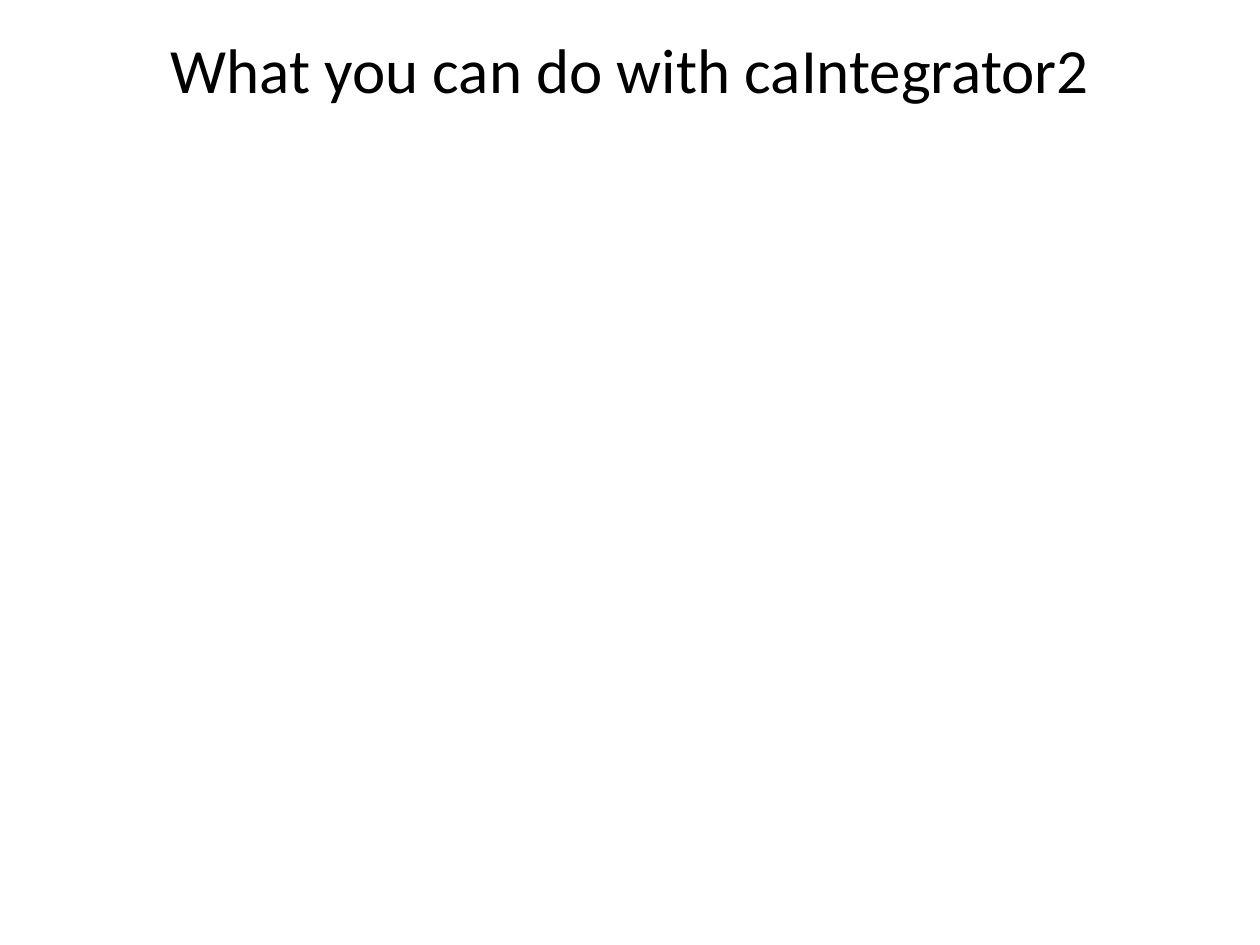
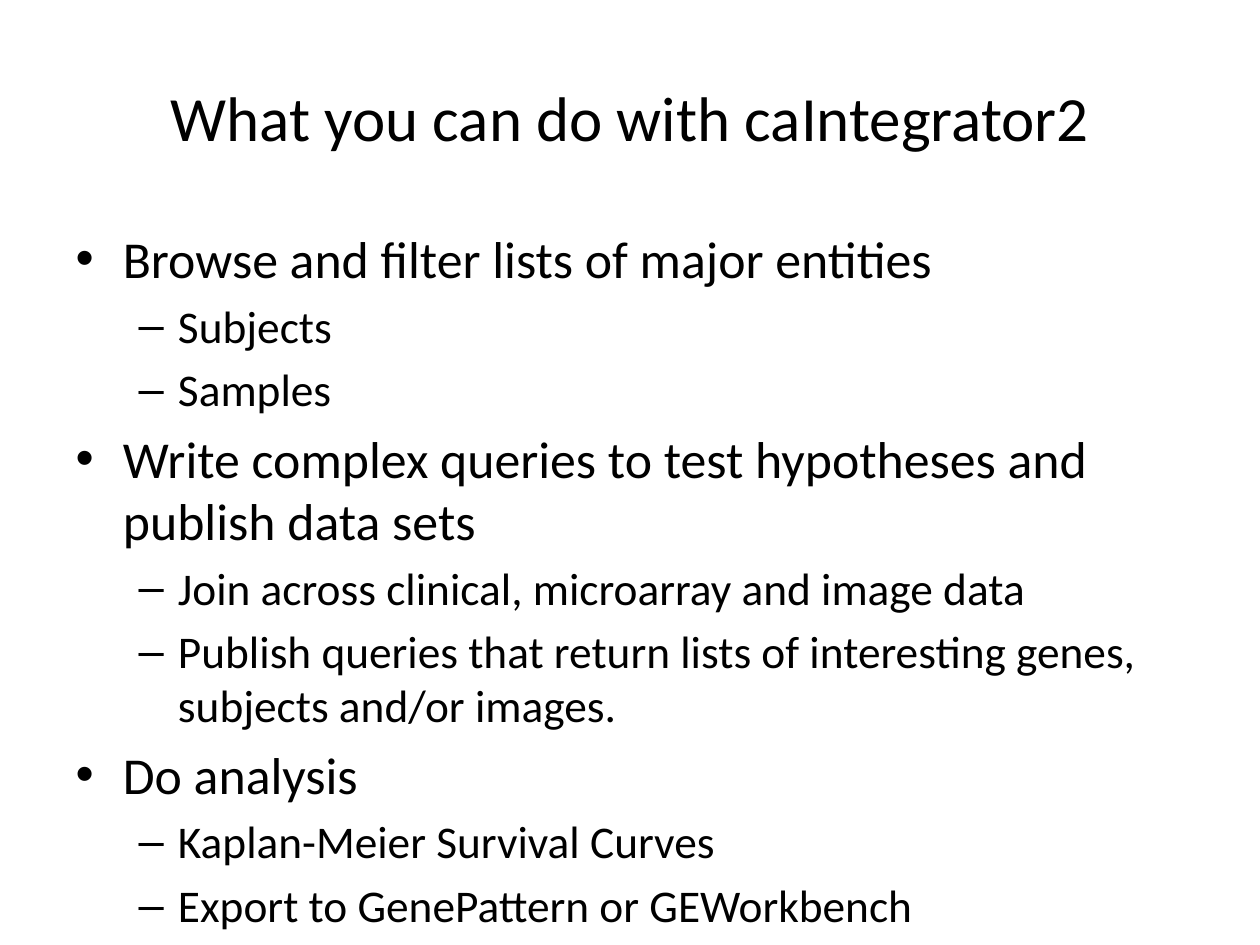
Before and after one commit to NCIP/caintegrator, a slide deck: slide 2 of docs/project_management/external_meetings/ICR Workspace Mtg Sept 2008 Slides.pptx. Drawn at 1260x945 pixels with LibreOffice and Linux fonts; fonts in the diff are those of the drawing. Boxes give left, top, right and bottom in pixels: in the first picture for what was removed or moved away, otherwise in the second. Text is boxed around its words. In the diff, an @@ line names an element or a change of style, - is before the commit and + after.

```diff
--- a/docs/project_management/external_meetings/ICR Workspace Mtg Sept 2008 Slides.pptx
+++ b/docs/project_management/external_meetings/ICR Workspace Mtg Sept 2008 Slides.pptx
@@ title "What you can do with ...": place and size @@
-title "What you can do with ..." at (171,49,1089,104)
+title "What you can do with ..." at (171,97,1089,152)
@@ text added at (123,242,1135,930), 25.9 pt, text #000000 @@
+• Browse and filter lists of major entities
+  – Subjects
+  – Samples
+• Write complex queries to test hypotheses and publish data sets
+  – Join across clinical, microarray and image data
+  – Publish queries that return lists of interesting genes, subjects and/or images.
+• Do analysis
+  – Kaplan-Meier Survival Curves
+  – Export to GenePattern or GEWorkbench
```
Also in this commit, not shown: 1 other slide changed, 1 slide added, 1 slide removed.
